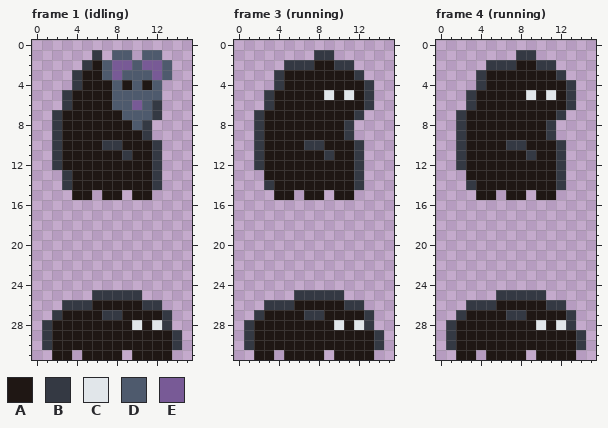
Pixel-art file -- Assets/Art/Avatar.aseprite. Above is the file before it was changed.
32x32 pixels, 6 frames. Shown: frame 1 (idling): x 0..15, y 0..31; frame 3 (running): x 0..15, y 0..31; frame 4 (running): x 0..15, y 0..31.
Visible layers, top first: "Mouse Mask", "Layer 1".
Palette (. is transparent): A #1f1714  B #343943  C #e1e6ea  D #4e5a6d  E #785a96
Pixels before, frame 1 (idling), first column x 1:
 1 .....B.DD.DD..
 2 ....BADEEDEED.
 3 ...BAADEDDDED.
 4 ...BAAADADAD..
 5 ..BAAAADDDDD..
 6 ..BAAAADDEDB..
 7 .BAAAAAADDDB..
 8 .BAAAAAAADB...
 9 .BAAAAAAAAB...
10 .BAAAABBAAAB..
11 .BAAAAAABAAB..
12 .BAAAAAAAAAB..
13 ..BAAAAAAAAB..
14 ..BAAAAAAAAB..
15 ...AA.AA.AA...
16 ..............
17 ..............
18 ..............
19 ..............
20 ..............
21 ..............
22 ..............
23 ..............
24 ..............
25 .....BBBBB....
26 ..BBBAAAAABB..
27 .BAAAABBAAAAB.
28 BAAAAAAAACACB.
29 BAAAAAAAAAAAAB
30 BAAAAAAAAAAAAB
31 .AA.AAAA.AAAA.
Pixels before, frame 3 (running), first column x 1:
 1 .......BB.....
 2 ....BBBAABB...
 3 ...BAAAAAAAB..
 4 ...BAAAAAAAAB.
 5 ..BAAAAACACAB.
 6 ..BAAAAAAAAAB.
 7 .BAAAAAAAAAB..
 8 .BAAAAAAAAB...
 9 .BAAAAAAAAB...
10 .BAAAABBAAAB..
11 .BAAAAAABAAB..
12 .BAAAAAAAAAB..
13 ..AAAAAAAAAB..
14 ..BAAAAAAAAB..
15 ...AA.AA.AA...
16 ..............
17 ..............
18 ..............
19 ..............
20 ..............
21 ..............
22 ..............
23 ..............
24 ..............
25 .....BBBBB....
26 ..BBBAAAAABB..
27 .BAAAABBAAAAB.
28 BAAAAAAAACACB.
29 BAAAAAAAAAAAAB
30 BAAAAAAAAAAAAB
31 .AA.AAAA.AAAA.
Pixels before, frame 4 (running), first column x 1:
 1 .......BB.....
 2 ....BBBAABB...
 3 ...BAAAAAAAB..
 4 ...BAAAAAAAAB.
 5 ..BAAAAACACAB.
 6 ..BAAAAAAAAAB.
 7 .BAAAAAAAAAB..
 8 .BAAAAAAAAB...
 9 .BAAAAAAAAB...
10 .BAAAABBAAAB..
11 .BAAAAAABAAB..
12 .BAAAAAAAAAB..
13 ..AAAAAAAAAB..
14 ..BAAAAAAAAB..
15 ...AA.AA.AA...
16 ..............
17 ..............
18 ..............
19 ..............
20 ..............
21 ..............
22 ..............
23 ..............
24 ..............
25 .....BBBBB....
26 ..BBBAAAAABB..
27 .BAAAABBAAAAB.
28 BAAAAAAAACACB.
29 BAAAAAAAAAAAAB
30 BAAAAAAAAAAAAB
31 .AA.AAAA.AAAA.
The result:
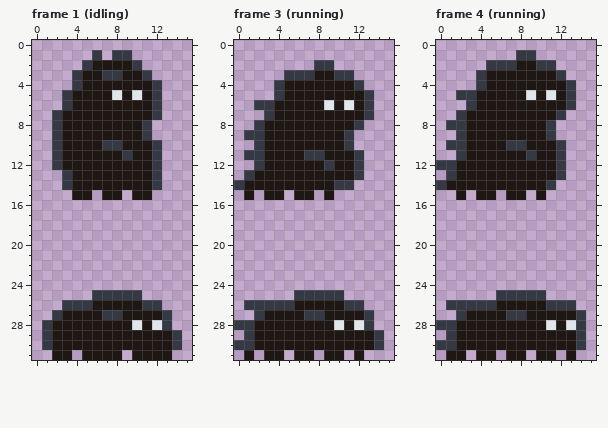
Diff:
layer "Mouse Mask" now hidden
Frame 1 (idling):
y 1: x 8..9 DD -> BB; x 11..12 DD -> ..
y 2: x 7..13 DEEDEED -> AAAB...
y 3: x 7..13 DEDDDED -> BBAAB..
y 4: x 8 D -> A; x 10 D -> A; x 12 D -> B
y 5: x 8..12 DDDDD -> CACAB
y 6: x 8..11 DDED -> AAAA
y 7: x 9..11 DDD -> AAA
y 8: x 10 D -> A
Frame 3 (running), layer "Layer 1":
y 1: x 8..9 BB -> ..
y 2: x 5..11 BBBAABB -> ...BB..
y 3: x 4..7 BAAA -> .BBB; x 10..12 AAB -> BB.
y 4: x 12..13 AB -> B.
y 5: x 3..4 BA -> .B; x 9 C -> A; x 11 C -> A
y 6: x 2 . -> B; x 9 A -> C; x 11 A -> C
y 7: x 2..3 BA -> .B; x 12..13 B. -> AB
y 8: x 11..12 B. -> AB
y 9: x 1 . -> B
y 10: x 7..8 BB -> AA; x 11..12 AB -> B.
y 11: x 1 . -> B; x 7..9 AAB -> BBA
y 12: x 9 A -> B
y 13: x 1..2 .. -> BA
y 14: x 0..3 ...B -> BAAA; x 10..12 AAB -> BB.
y 15: x 1 . -> A; x 3 . -> A; x 5..6 A. -> .A; x 8..11 A.AA -> .A..
y 26: x 1..2 .. -> BB
y 28: x 0 . -> B
y 30: x 0 . -> B
y 31: x 1..2 .A -> A.; x 4..5 .A -> A.; x 8..9 A. -> .A; x 11 A -> .; x 13 A -> .
Frame 4 (running), layer "Layer 1":
y 5: x 2 . -> B
y 8: x 1 . -> B
y 10: x 1 . -> B
y 12: x 0..2 ..B -> BBA
y 13: x 1..2 .. -> BA
y 14: x 0..3 ...B -> BAAA; x 11..12 AB -> B.
y 15: x 2 . -> A; x 11 A -> .
y 26: x 1..2 .. -> BB; x 13 . -> B
y 27: x 13..14 B. -> AB
y 28: x 0 . -> B; x 10..14 CACB. -> ACACB
y 30: x 0 . -> B
y 31: x 1 . -> A; x 3..4 A. -> .A; x 6 A -> .; x 12 A -> .
